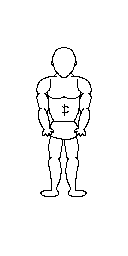
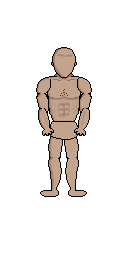
Layer changes from the first 128×256 image to the second:
painted on "head" over [51, 48, 77, 77]
painted on "right_forearm" over [39, 108, 53, 137]
painted on "right_arm" over [37, 78, 51, 116]
painted on "left_forearm" over [75, 108, 89, 137]
painted on "left_arm" over [77, 78, 91, 116]
painted on "lower_torso" over [49, 122, 78, 139]
painted on "torso" over [46, 73, 82, 133]
painted on "right_foot" over [41, 190, 58, 196]
painted on "right_calf" over [49, 157, 61, 190]
painted on "right_leg" over [49, 126, 63, 165]
painted on "left_foot" over [69, 190, 86, 196]
painted on "left_calf" over [66, 157, 78, 190]
painted on "left_leg" over [64, 126, 78, 165]
